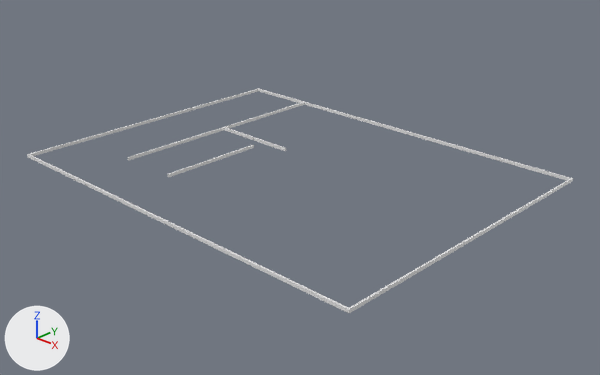
What one commit did to the Blender file Gamefield.blend.
Both versions are drawn from a 50 mm lens placed at (16.56, -16.87, 9.55), pointed at (-0.73, 1.18, -1.2). The lights are fixed; the arrows at lower left show +X, +Y and +Z.

In view in the first picture: 'Fence', 'Fence001.001', 'Fence001.002', 'Fence001.003'.
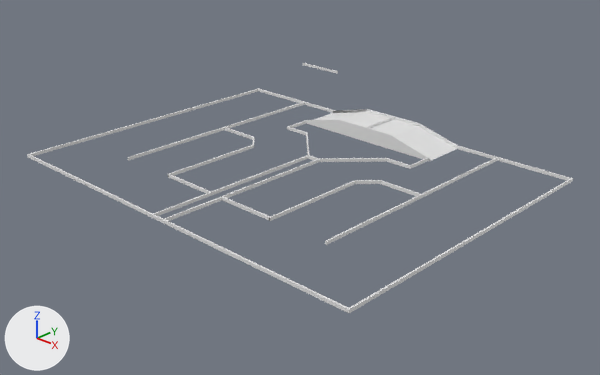
What differs and where, as boxes (x1, y1, x2, y2) in the pictures (600 x 375 px):
'Cube.010', added: after (27, 88, 573, 313)
'Fence', deleted: before (27, 88, 573, 313)
'Cube.011', added: after (307, 112, 457, 161)
'Fence001.001', moved, rescaled, turned: before (224, 127, 254, 140); after (303, 63, 338, 73)
'Fence001.003', deleted: before (254, 137, 286, 151)
'Cube.007', added: after (334, 110, 367, 113)

The change, as a diff of the scene's bpy script:
```diff
--- a/Gamefield.blend.py
+++ b/Gamefield.blend.py
@@ me_cube_026 @@
+me_cube_026.from_pydata([(-5.4, 60.6, -27.7), (-5.4, 60.6, -26.2), (-5.4, 62.6, -27.7), (-5.4, 62.6, -26.2), (-3.6, 60.6, -12.1), (-3.7, 60.6, -10.3), (-3.6, 62.6, -12.1), (-3.7, 62.6, -10.3)], [], [(0, 1, 3, 2), (2, 3, 7, 6), (6, 7, 5, 4), (4, 5, 1, 0), (2, 6, 4, 0), (7, 3, 1, 5)])
@@ me_cube_029 @@
+me_cube_029.from_pydata(...)  # 260 vertices, 198 faces; spans x -10.0..6.0, y -341.0..63.0, z -48.0..21.0
@@ me_cube_030 @@
+me_cube_030.from_pydata(...)  # 12 vertices, 12 faces; spans x -5.4..1.0, y -1.0..62.6, z -27.8..-0.7
@@ ob_fence @@
-ob_fence = bpy.data.objects.new('Fence', me_cube_001)
-ob_fence.location = (0.0, 0.0, 0.0)
-ob_fence.rotation_euler = (0.0, 0.0, 1.571)  # degrees (0, 0, 90)
-ob_fence.scale = (5.0, 0.025, 0.05)
@@ ob_fence001_001 @@
 ob_fence001_001 = bpy.data.objects.new('Fence001.001', me_cube_006)
-ob_fence001_001.location = (-3.42, 1.0, 0.05)
-ob_fence001_001.rotation_euler = (0.0, 0.0, 1.571)  # degrees (0, 0, 90)
-ob_fence001_001.scale = (0.025, 0.725, 0.05)
+ob_fence001_001.location = (-7.14, 9.13, 0.05)
+ob_fence001_001.scale = (1.0, 0.025, 0.05)
@@ ob_fence001_003 @@
-ob_fence001_003 = bpy.data.objects.new('Fence001.003', me_cube_009)
-ob_fence001_003.location = (-1.91, 1.0, 0.05)
-ob_fence001_003.rotation_euler = (0.0, 0.0, 1.571)  # degrees (0, 0, 90)
-ob_fence001_003.scale = (0.025, 0.725, 0.05)
@@ ob_cube_007 @@
+ob_cube_007 = bpy.data.objects.new('Cube.007', me_cube_026)
+ob_cube_007.location = (1.92, 3.48, 0.24)
+ob_cube_007.rotation_euler = (0.0, 0.253, 0.0)  # degrees (0, 14, 0)
+ob_cube_007.scale = (0.815, 0.025, 0.05)
@@ ob_cube_010 @@
+ob_cube_010 = bpy.data.objects.new('Cube.010', me_cube_029)
+ob_cube_010.location = (1.92, 3.48, 0.24)
+ob_cube_010.rotation_euler = (0.0, 0.253, 0.0)  # degrees (0, 14, 0)
+ob_cube_010.scale = (0.815, 0.025, 0.05)
@@ ob_cube_011 @@
+ob_cube_011 = bpy.data.objects.new('Cube.011', me_cube_030)
+ob_cube_011.location = (1.92, 3.48, 0.24)
+ob_cube_011.rotation_euler = (0.0, 0.253, 0.0)  # degrees (0, 14, 0)
+ob_cube_011.scale = (0.815, 0.025, 0.05)
```
